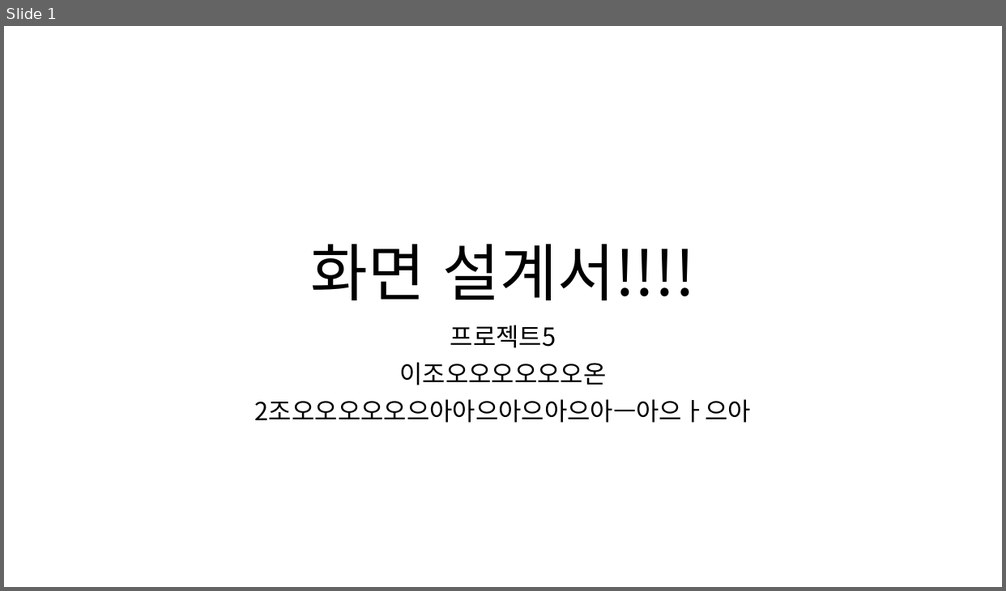
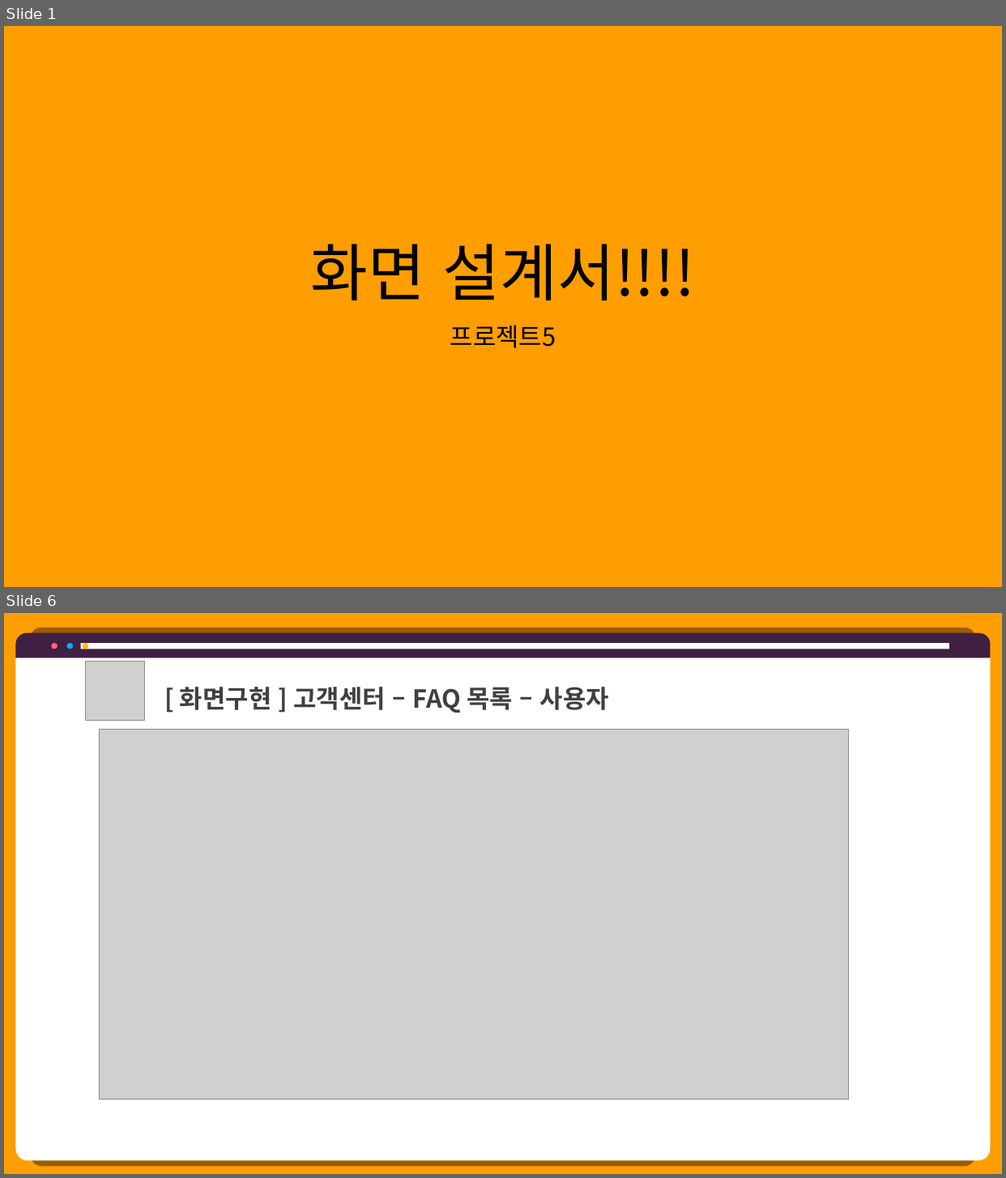
Before and after one commit to hhsw07/ezen-academy-projects, a slide deck: 0 발표용 파워포인트/0522 3차발표/0522 project06 - 파워포인트 - 송우.pptx. Shown one above the other, each under a label of ours: slide 1 before the commit, slides 1 and 6 after it; the slides between them are not shown. The pictures are 1006x591 and 1006x1178 pixels, drawn with LibreOffice and Linux fonts; fonts in the diff are those of the drawing; grey boxes stand for pictures. Boxes give left, top, right and bottom in pixels: in the first picture for what was removed or moved away, otherwise in the second. Text is boxed around its words. In the diff, an @@ line names an element or a change of style, - is before the commit and + after.

```diff
--- a/0 발표용 파워포인트/0522 3차발표/0522 project06 - 파워포인트 - 송우.pptx
+++ b/0 발표용 파워포인트/0522 3차발표/0522 project06 - 파워포인트 - 송우.pptx
@@ slide 6 added at (x1=4, y1=613, x2=1002, y2=1174), background #FF9E00 @@
@@ round same rect added at (x1=16, y1=633, x2=991, y2=658), fill #411F42 @@
@@ round same rect added at (x1=16, y1=658, x2=991, y2=1161), fill #FFFFFF @@
@@ ellipse added at (x1=51, y1=643, x2=57, y2=649), fill #FF6189 @@
@@ ellipse added at (x1=67, y1=643, x2=73, y2=649), fill #00B0F0 @@
@@ rectangle added at (x1=80, y1=643, x2=949, y2=649), fill #FFFFFF @@
@@ ellipse added at (x1=83, y1=643, x2=88, y2=649), fill #FFC000 @@
@@ picture added at (x1=86, y1=661, x2=145, y2=720) @@
@@ text added at (x1=180, y1=687, x2=609, y2=713), 24 pt, text #404040, bold @@
+[ 화면구현 ] 고객센터 – FAQ 목록 – 사용자
@@ picture added at (x1=99, y1=729, x2=849, y2=1100) @@
@@ slide 1 changed as well @@
@@ background #FFFFFF to #FF9E00 @@
@@ subtitle at (x1=255, y1=362, x2=751, y2=423): paragraphs removed @@
-이조오오오오오오온
-2조오오오오오으아아으아으아으아ㅡ아으ㅏ으아
```
Also in this commit, not shown: 10 other slides added, 12 other files.
